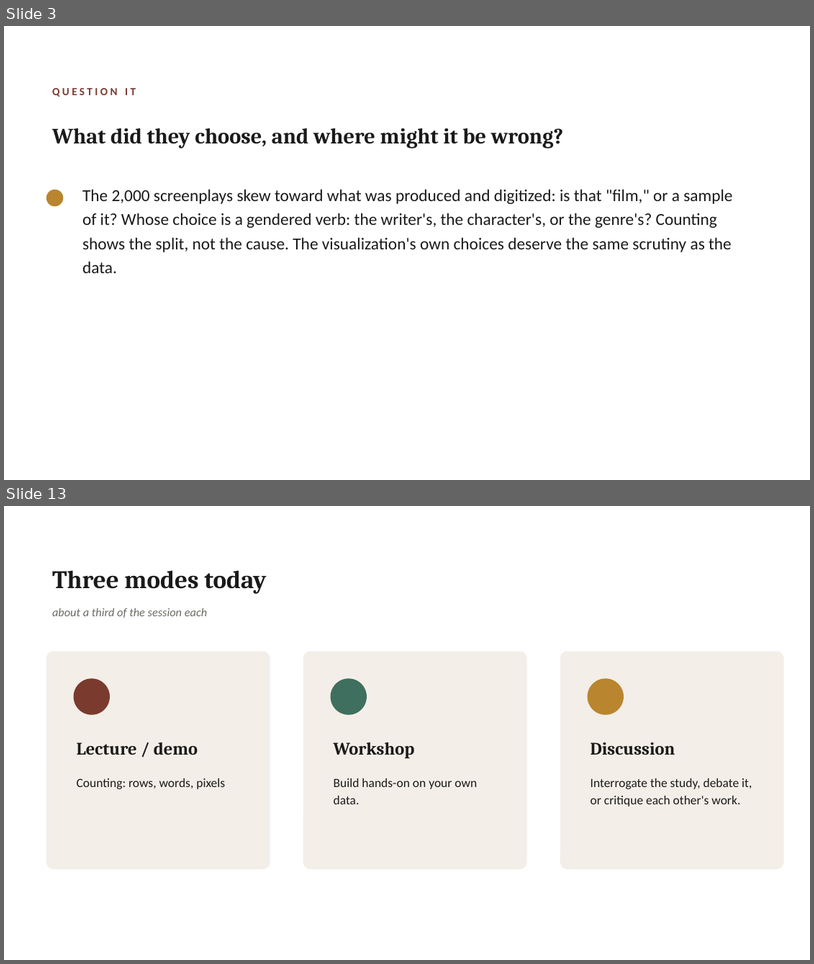
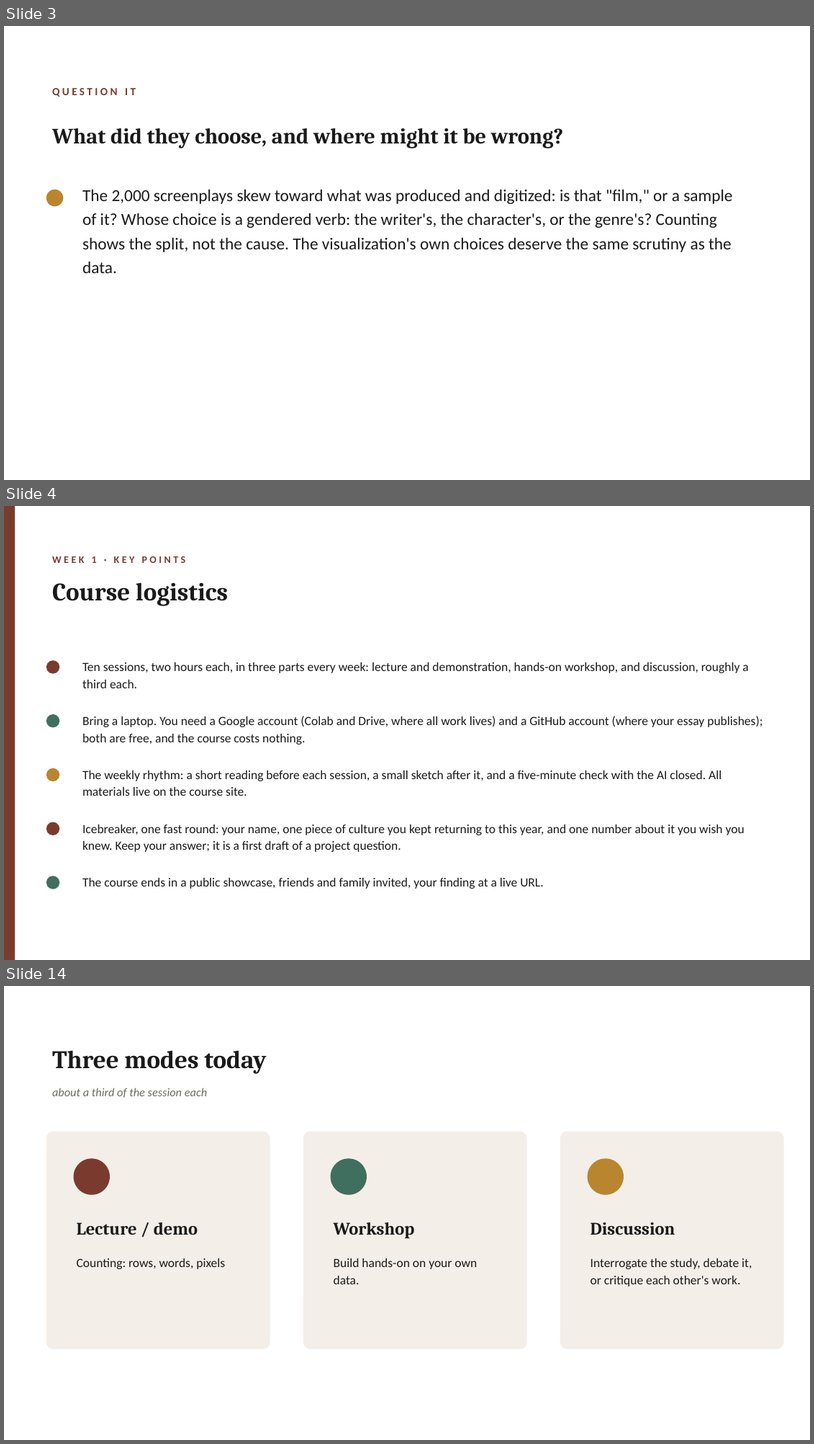
Before and after one commit to lucianli123/culture-as-data-2026, a slide deck: slides/pptx/week-01.pptx. Shown one above the other, each under a label of ours: slides 3 and 13 before the commit, slides 3, 4 and 14 after it; the slides between them are not shown. The pictures are 814x964 and 814x1444 pixels, drawn with LibreOffice and Linux fonts; fonts in the diff are those of the drawing. Boxes give left, top, right and bottom in pixels: in the first picture for what was removed or moved away, otherwise in the second. Text is boxed around its words. In the diff, an @@ line names an element or a change of style, - is before the commit and + after.

Commit message:
Week 1: logistics slide and icebreaker; Pudding-favorite discussion rides the sketch into Week 2
- New deck-opening logistics slide: the ten-session rhythm, accounts and
  laptop, reading/sketch/check cycle, $0, the public showcase - plus the
  icebreaker (name, one piece of culture you kept returning to this year,
  one number about it you wish you knew - a first draft of a project
  question). The lesson plan's room-setting block carries both.
- Favorite-Pudding discussion added without costing Week 1 session time:
  the Week 1 sketch now opens with browsing pudding.cool and picking a
  favorite (one sentence: what did it count?), which becomes the question-
  from-your-life prompt's inspiration - and Week 2's warm-up is the share:
  what did yours count, and one choice its makers made, the admire-and-
  question habit run by the room.

```diff
--- a/slides/pptx/week-01.pptx
+++ b/slides/pptx/week-01.pptx
@@ slide 4 added at (x1=4, y1=506, x2=810, y2=960), background #FFFFFF @@
@@ rectangle added at (x1=4, y1=506, x2=15, y2=960), fill #7A3B2E @@
@@ text added at (x1=52, y1=556, x2=186, y2=563), 12 pt, text #7A3B2E, bold @@
+WEEK 1 · KEY POINTS
@@ text added at (x1=52, y1=582, x2=228, y2=606), 30 pt, text #1A1A1A, bold @@
+Course logistics
@@ ellipse added at (x1=46, y1=660, x2=59, y2=674), fill #7A3B2E @@
@@ text added at (x1=82, y1=662, x2=748, y2=688), 15 pt, text #1A1A1A @@
+Ten sessions, two hours each, in three parts every week: lecture and demonstration, hands-on workshop, and discussion, roughly a third each.
@@ ellipse added at (x1=46, y1=714, x2=59, y2=728), fill #3F6F5F @@
@@ text added at (x1=82, y1=716, x2=763, y2=744), 15 pt, text #1A1A1A @@
+Bring a laptop. You need a Google account (Colab and Drive, where all work lives) and a GitHub account (where your essay publishes); both are free, and the course costs nothing.
@@ ellipse added at (x1=46, y1=768, x2=59, y2=781), fill #B9852F @@
@@ text added at (x1=82, y1=770, x2=722, y2=795), 15 pt, text #1A1A1A @@
+The weekly rhythm: a short reading before each session, a small sketch after it, and a five-minute check with the AI closed. All materials live on the course site.
@@ ellipse added at (x1=46, y1=822, x2=59, y2=835), fill #7A3B2E @@
@@ text added at (x1=82, y1=824, x2=745, y2=852), 15 pt, text #1A1A1A @@
+Icebreaker, one fast round: your name, one piece of culture you kept returning to this year, and one number about it you wish you knew. Keep your answer; it is a first draft of a project question.
@@ ellipse added at (x1=46, y1=875, x2=59, y2=889), fill #3F6F5F @@
@@ text added at (x1=82, y1=878, x2=543, y2=888), 15 pt, text #1A1A1A @@
+The course ends in a public showcase, friends and family invited, your finding at a live URL.
@@ what was slide 13 is now slide 14 @@
```
Also in this commit, not shown: 11 slides changed, 17 other files.
